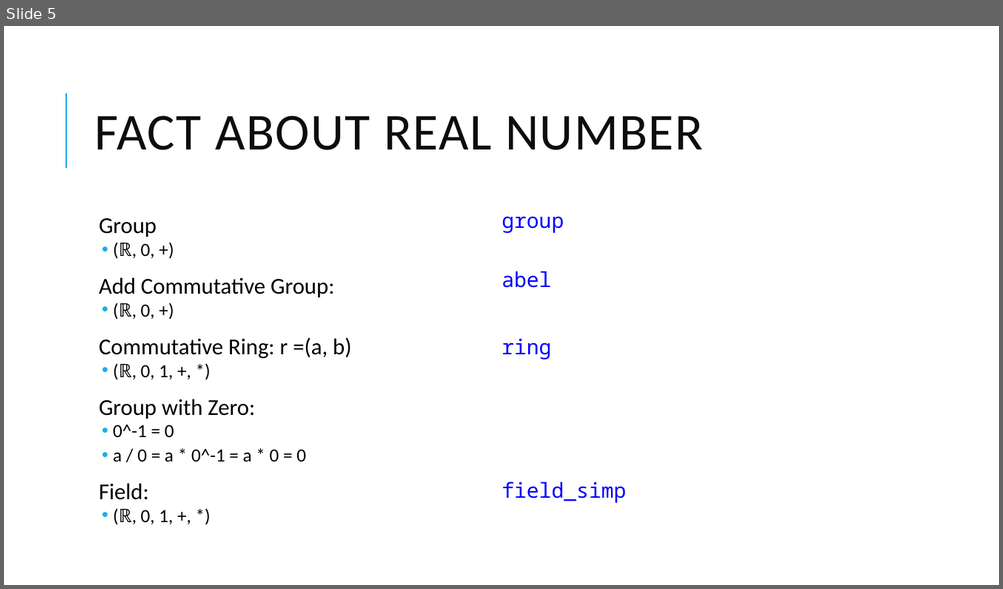
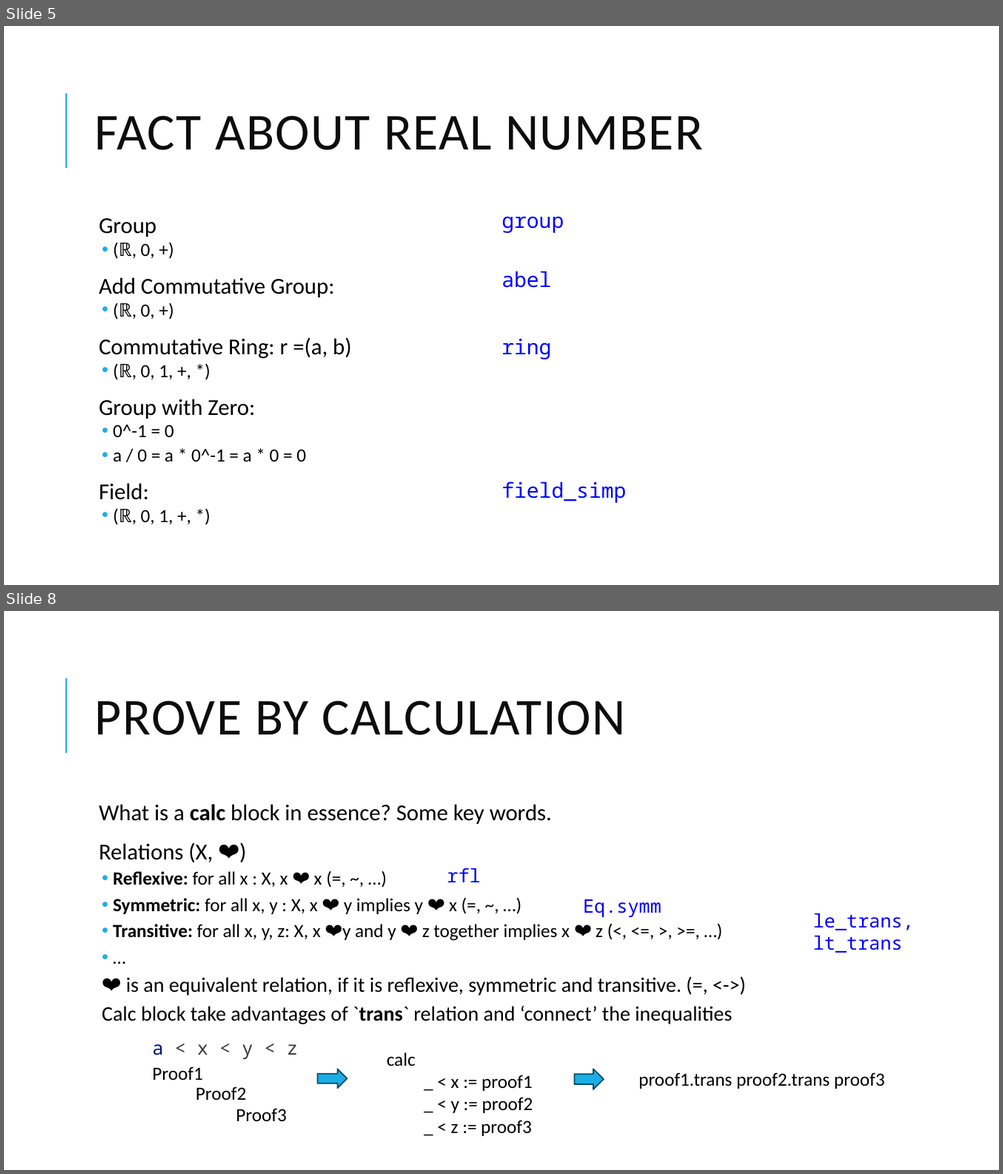
Before and after one commit to Yu-Misaka/minicourse, a slide deck: Slides/Lecture 2.pptx. Shown one above the other, each under a label of ours: slide 5 before the commit, slides 5 and 8 after it; the slides between them are not shown. The pictures are 1003x589 and 1003x1174 pixels, drawn with LibreOffice and Linux fonts; fonts in the diff are those of the drawing. Boxes give left, top, right and bottom in pixels: in the first picture for what was removed or moved away, otherwise in the second. Text is boxed around its words. In the diff, an @@ line names an element or a change of style, - is before the commit and + after.

```diff
--- a/Slides/Lecture 2.pptx
+++ b/Slides/Lecture 2.pptx
@@ slide 8 added at (4, 611, 999, 1170), background #FFFFFF; not listed: 1 template element that a slide beside it also shows @@
@@ title added at (95, 701, 626, 735), 50 pt, text #0D0D0D @@
+PROVE BY CALCULATION
@@ text added at (99, 804, 731, 1025), 18 pt, text #000000 @@
+  What is a calc block in essence? Some key words.
+  Relations (X, ❤️)
+  • Reflexive: for all x : X, x ❤️ x (=, ~, …)
+  • Symmetric: for all x, y : X, x ❤️ y implies y ❤️ x (=, ~, …)
+  • Transitive: for all x, y, z: X, x ❤️y and y ❤️ z together implies x ❤️ z (<, <=, >, >=, …)
+  • …
+  ❤️ is an equivalent relation, if it is reflexive, symmetric and transitive. (=, <->)
+  Calc block take advantages of `trans` relation and ‘connect’ the inequalities
@@ text added at (447, 868, 480, 883), 18 pt, text #0000FF @@
+rfl
@@ text added at (583, 900, 661, 917), 18 pt, text #0000FF @@
+Eq.symm
@@ text added at (813, 914, 913, 953), 18 pt, text #0000FF @@
+le_trans, lt_trans
@@ text added at (152, 1045, 298, 1059), 18 pt, text #3B3B3B @@
+a < x < y < z
@@ text added at (387, 1053, 533, 1136), 18 pt, text #000000 @@
+calc
+_ < x := proof1
+_ < y := proof2
+_ < z := proof3
@@ text added at (152, 1067, 202, 1080), 18 pt, text #000000 @@
+Proof1
@@ right arrow added at (317, 1069, 347, 1088), fill #1CADE4, outline #0C4C64 1.25 pt @@
@@ right arrow added at (574, 1069, 603, 1090), fill #1CADE4, outline #0C4C64 1.25 pt @@
@@ text added at (638, 1073, 885, 1089), 18 pt, text #000000 @@
+proof1.trans proof2.trans proof3
@@ text added at (196, 1087, 246, 1100), 18 pt, text #000000 @@
+Proof2
@@ text added at (236, 1108, 286, 1122), 18 pt, text #000000 @@
+Proof3
```
Also in this commit, not shown: 2 slides changed, 2 other slides added.
